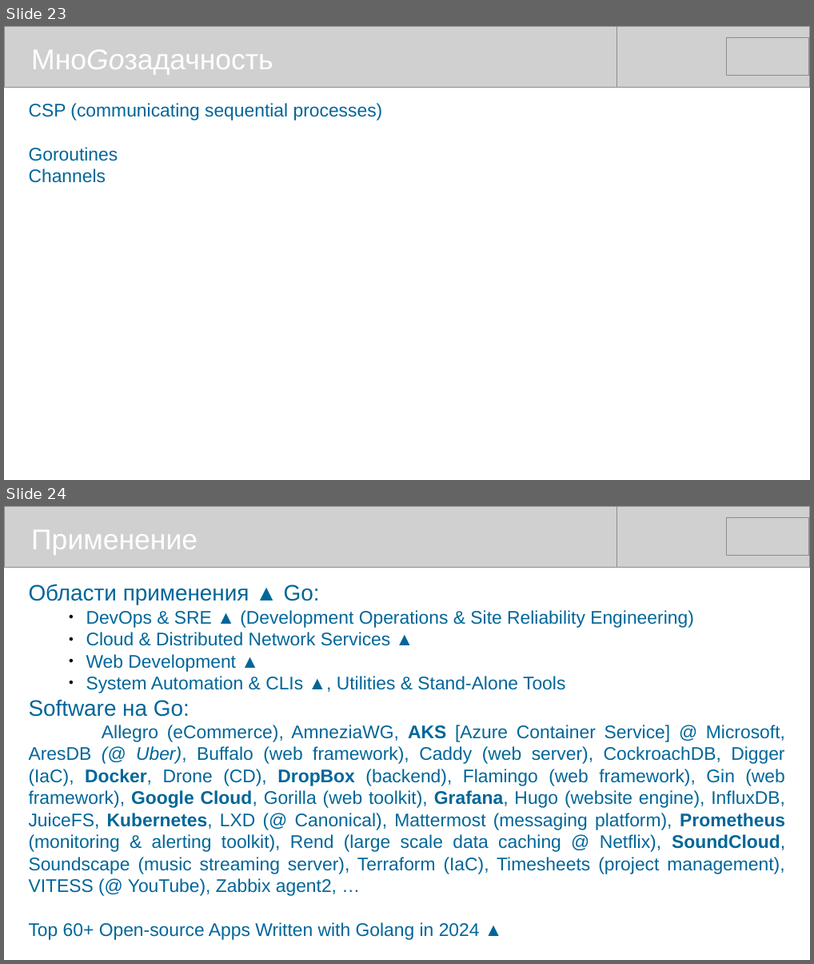
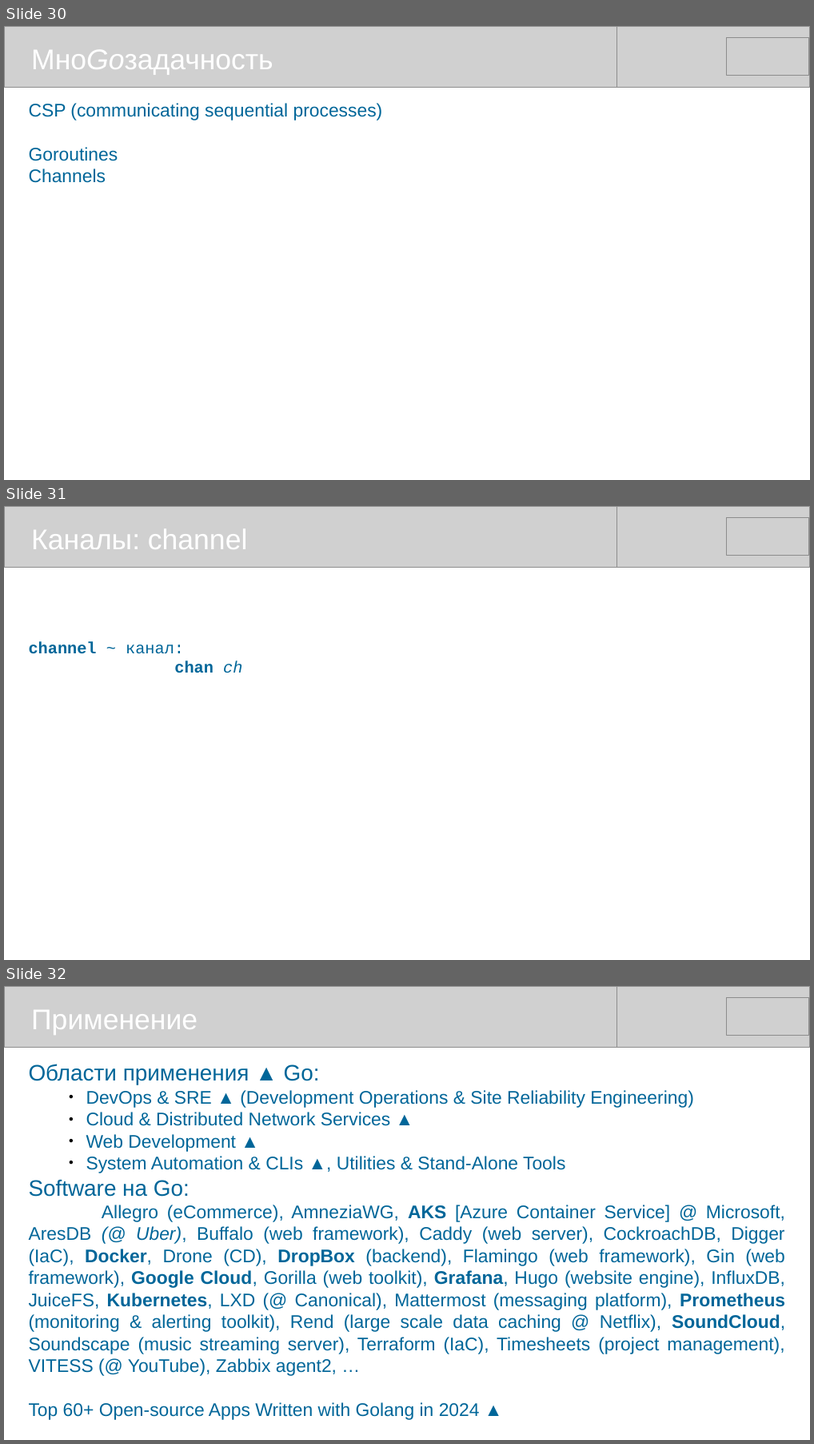
Before and after one commit to mike-shock/Go_language, a slide deck: Go_Intro.odp. Shown one above the other, each under a label of ours: slides 23 and 24 before the commit, slides 30, 31 and 32 after it. The pictures are 814x964 and 814x1444 pixels, drawn with LibreOffice and Linux fonts; fonts in the diff are those of the drawing; grey boxes stand for pictures. Boxes give left, top, right and bottom in pixels: in the first picture for what was removed or moved away, otherwise in the second. Text is boxed around its words. In the diff, an @@ line names an element or a change of style, - is before the commit and + after.

```diff
--- a/Go_Intro.odp
+++ b/Go_Intro.odp
@@ slide 31 added at <box>4,506,810,960</box>, background #FFFFFF @@
@@ picture added at <box>4,506,618,567</box> @@
@@ text added at <box>31,529,247,549</box>, 28 pt, text #FFFFFF @@
+Каналы: channel
@@ picture added at <box>197,506,810,567</box> @@
@@ picture added at <box>727,518,810,556</box> @@
@@ text added at <box>29,641,242,673</box>, 16 pt, text #006699, bold @@
+channel ~ канал:
+chan ch
@@ what was slide 23 is now slide 30 @@
@@ what was slide 24 is now slide 32 @@
```
Also in this commit, not shown: 14 slides changed, 7 other slides added.
